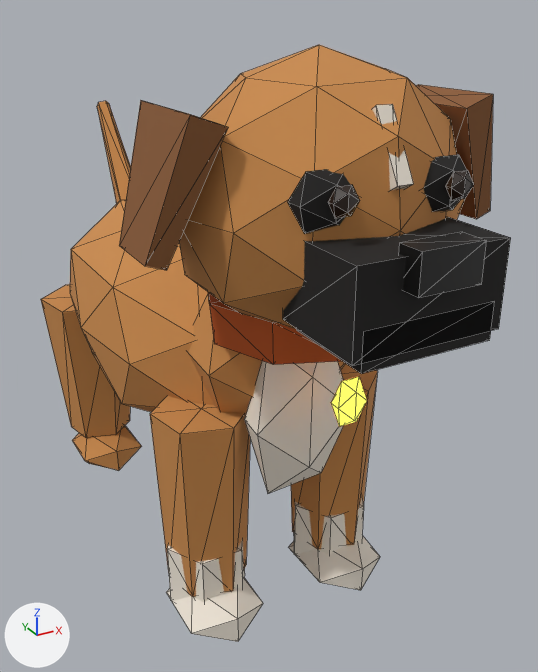
The glTF model assets/models/dog/biscuit/biscuit.glb, before and after one commit.
Both versions are drawn from a camera (50 mm lens) standing at (-0.426, -0.972, 0.766) and looking at (0.06, -0.088, 0.324). Every picture has the same lights, and +X, +Y and +Z are marked at lower left. The picture after the commit comes second. Mesh edges are drawn as thin lines. Where no turn or scale is listed for an object, it has been applied to the vertices. Vertices at exactly the same position are counted once.

In view in the first picture: 'body', 'ear_L', 'ear_R', 'head', 'jaw', 'leg_BR', 'leg_FL', 'leg_FR', 'neck', 'tag', 'tail'.
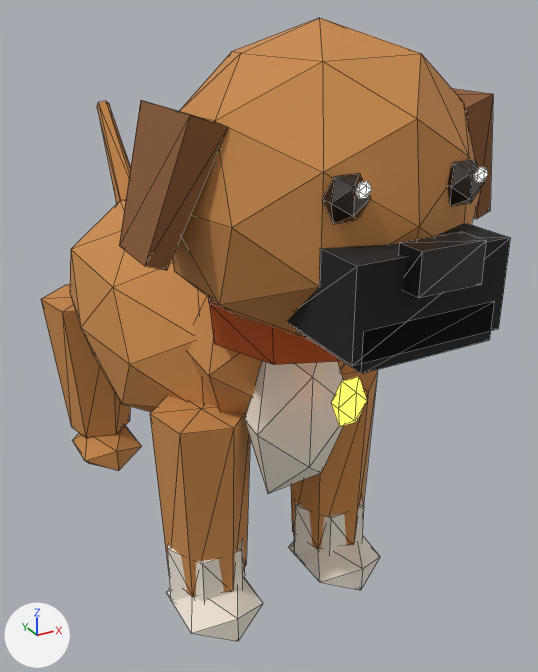
Where the change shows, as pixel boxes (x1, y1, x2, y2) in the pictures (538 x 672 px; the box of a moved part takes in the faces that stretch with it):
'head', reshaped (8% taller): before (179, 45, 511, 366); after (172, 18, 511, 366)
part 1 of me_head, added: after (474, 167, 488, 183)
part 2 of me_head, added: after (356, 181, 372, 199)
part 3 of me_head, moved or reshaped: before (179, 45, 474, 330); after (172, 18, 484, 337)

What changed in the scene script:
```text
Add mat_biscuit_eye_shine:
    mat_biscuit_eye_shine = principled_material('biscuit_eye_shine')
    mat_biscuit_eye_shine.base_color = (1.0, 0.905, 0.745)  # pale yellow #fff4e0
    mat_biscuit_eye_shine.roughness = 0.9
    mat_biscuit_eye_shine.emission_color = (1.0, 0.905, 0.745)  # pale yellow #fff4e0
    mat_biscuit_eye_shine.emission_strength = 1.5
Change me_head:
    used by ob_head; location = (0.0, -0.3, 0.5)
    remove me_head.from_pydata(...)  # 114 vertices, 196 faces; spans x -0.162..0.166, y -0.22..0.148, z -0.066..0.234
    add me_head.from_pydata(...)  # 138 vertices, 236 faces; spans x -0.171..0.176, y -0.22..0.174, z -0.07..0.258
    me_head part 1: a new loose piece, an icosphere of 20 faces spanning x 0.0642..0.0778, y -0.1714..-0.1646, z 0.1212..0.1348, in mat_biscuit_eye_shine (pale yellow #fff4e0, glowing pale yellow #fff4e0)
    me_head part 2: a new loose piece, an icosphere of 20 faces spanning x -0.0658..-0.0522, y -0.1714..-0.1646, z 0.1212..0.1348, in mat_biscuit_eye_shine (pale yellow #fff4e0, glowing pale yellow #fff4e0)
    me_head part 3
    66 vertices move from x -0.162..0.166, y -0.155..0.148, z -0.066..0.234 to x -0.171..0.176, y -0.172..0.174, z -0.07..0.258
    add me_head.materials.append(mat_biscuit_eye_shine)  # pale yellow #fff4e0, glowing pale yellow #fff4e0
```
